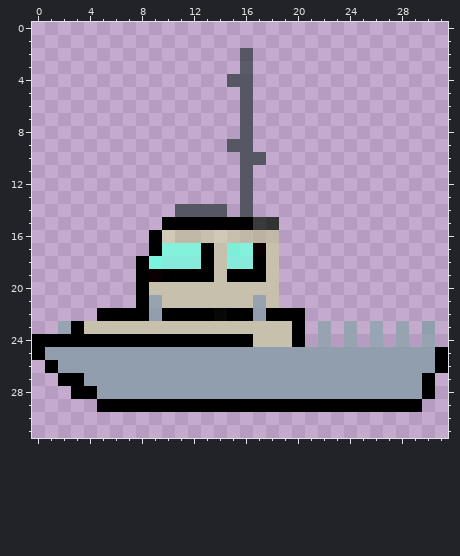
File history of a pixel-art sprite, BaseDefense/Entites/Warship.png. This is how it looked before the edit.
The file is 32x32 pixels. Pixels under 10% opacity are left out. Colours within 5 levels of each other are drawn and written as one.
Once edited:
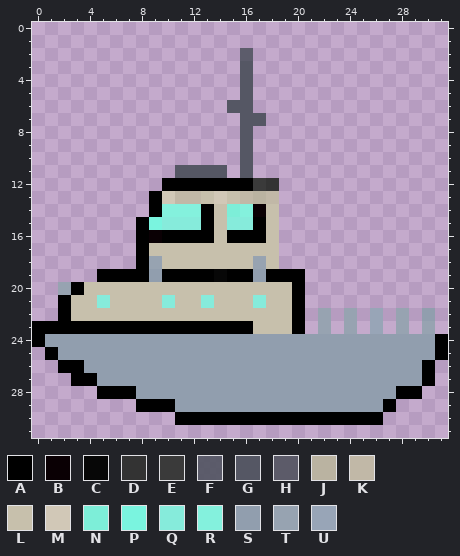
Palette (. is transparent): A #000000  B #0a0004  C #070707  D #333333  E #3a3a3a  F #555764ef  G #555764  H #5c5b69  J #bab3a1  K #c1b8a7  L #c7c0ac  M #d1c8b7  N #7deed8  P #7af4df  Q #86ebdb  R #84f1dd  S #919eae  T #97a3b1  U #98a5b7
Diff:
{"y":2,"x":16,"old":"G","new":"F"}
{"y":3,"x":16,"old":"H","new":"G"}
{"y":4,"x":15,"old":"G","new":"."}
{"y":6,"x":15,"old":".","new":"G"}
{"y":7,"x":17,"old":".","new":"G"}
{"y":9,"x":15,"old":"G","new":"."}
{"y":10,"x":17,"old":"G","new":"."}
{"y":11,"x":11,"old":"....","new":"GGGG"}
{"y":12,"x":10,"old":"......G..","new":"AAAAAAAED"}
{"y":13,"x":9,"old":".......G..","new":"AMKKLMLKJK"}
{"y":14,"x":9,"old":"..GGGG.G..","new":"ARRRALNRBL"}
{"y":15,"x":8,"old":"..AAA","new":"APQQQ"}
{"y":15,"x":14,"old":"AAAED","new":"LQQAL"}
{"y":16,"x":8,"old":".AMKKLMLKJK","new":"ABAAAALAAAL"}
{"y":17,"x":8,"old":".ARRRA","new":"ALLLLL"}
{"y":17,"x":15,"old":"NRB","new":"LLL"}
{"y":18,"x":9,"old":"PQQQA","new":"TLLLL"}
{"y":18,"x":15,"old":"QQA","new":"LLT"}
{"y":19,"x":5,"old":"...","new":"AAA"}
{"y":19,"x":9,"old":"B","new":"S"}
{"y":19,"x":14,"old":"L","new":"C"}
{"y":19,"x":17,"old":"AL..","new":"SAAA"}
{"y":20,"x":2,"old":"......A","new":"TALLLLL"}
{"y":20,"x":19,"old":"..","new":"LA"}
{"y":21,"x":2,"old":"......ATL","new":"ALLQLLLLQ"}
{"y":21,"x":13,"old":"L","new":"Q"}
{"y":21,"x":17,"old":"T","new":"Q"}
{"y":21,"x":19,"old":"..","new":"LA"}
{"y":22,"x":2,"old":"...AAAASAAAACAASAA","new":"ALLLLLLLLLLLLLLLLL"}
{"y":22,"x":22,"old":".","new":"T"}
{"y":22,"x":24,"old":".","new":"T"}
{"y":22,"x":26,"old":".","new":"U"}
{"y":22,"x":28,"old":".","new":"T"}
{"y":22,"x":30,"old":".","new":"S"}
{"y":23,"x":0,"old":"..T","new":"AAA"}
{"y":23,"x":4,"old":"LLLLLLLLLLLLL","new":"AAAAAAAAAAAAA"}
{"y":23,"x":30,"old":"S","new":"T"}
{"y":24,"x":1,"old":"AAAAAAAAAAAAAAAALLLA.T.T.U.T.T.","new":"SSSSSSSSSSSSSSSSSSSSSSSSSSSSSSA"}
{"y":25,"x":0,"old":"AS","new":".A"}
{"y":26,"x":1,"old":"ASS","new":".AA"}
{"y":26,"x":30,"old":"SA","new":"A."}
{"y":27,"x":2,"old":"A","new":"."}
{"y":27,"x":4,"old":"S","new":"A"}
{"y":28,"x":3,"old":"AASSS","new":"..AAA"}
{"y":28,"x":28,"old":"SSA","new":"AA."}
{"y":29,"x":5,"old":"AAA","new":"..."}
{"y":29,"x":11,"old":"AAAAAAAAAAAAAAAA","new":"SSSSSSSSSSSSSSSS"}
{"y":29,"x":28,"old":"AA","new":".."}
{"y":30,"x":11,"old":"................","new":"AAAAAAAAAAAAAAAA"}
{"label":"changed","picture_box":[32,48,448,425]}
